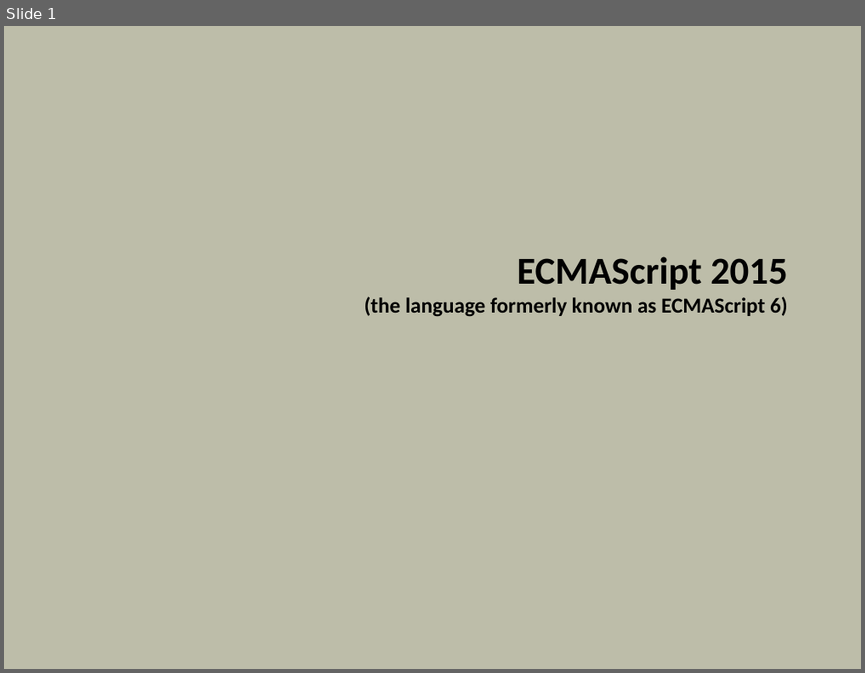
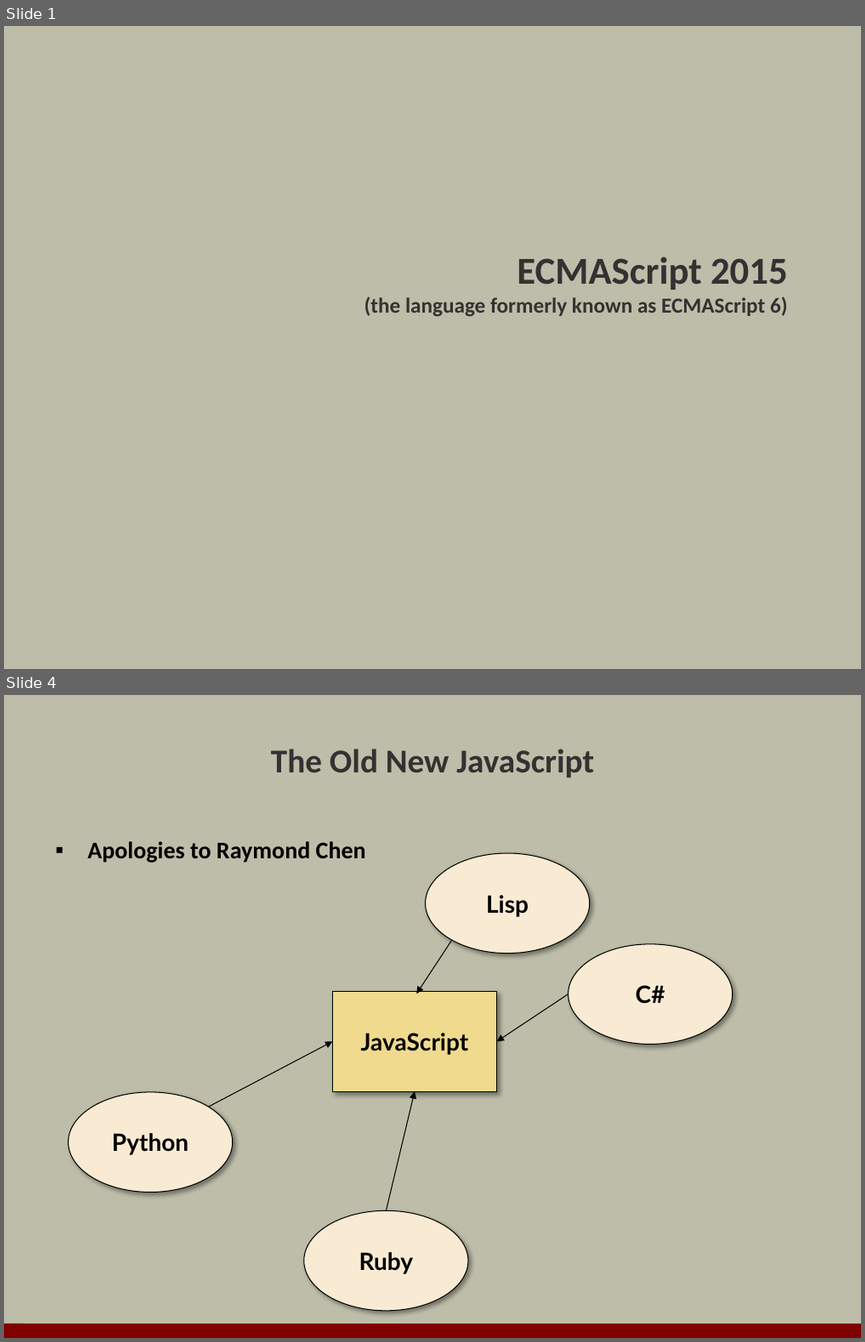
Before and after one commit to OdeToCode/classes, a slide deck: angularjs/slides/11_es6.pptx. Shown one above the other, each under a label of ours: slide 1 before the commit, slides 1 and 4 after it; the slides between them are not shown. The pictures are 865x673 and 865x1342 pixels, drawn with LibreOffice and Linux fonts; fonts in the diff are those of the drawing; background and template pictures are left out. Boxes give left, top, right and bottom in pixels: in the first picture for what was removed or moved away, otherwise in the second. Text is boxed around its words. In the diff, an @@ line names an element or a change of style, - is before the commit and + after.

```diff
--- a/angularjs/slides/11_es6.pptx
+++ b/angularjs/slides/11_es6.pptx
@@ slide 4 added at <box>4,695,861,1338</box>, background #BDBDA9 @@
@@ title added at <box>271,749,594,777</box>, 28 pt, text #323232, bold @@
+The Old New JavaScript
@@ text added at <box>87,841,366,862</box>, 20 pt, text #000000, bold @@
+▪ Apologies to Raymond Chen
@@ ellipse added at <box>426,853,590,953</box>, fill #F9EAD3, outline #000000 0.75 pt, 20 pt, text #000000, bold @@
+Lisp
@@ arrow added from (451, 941) to (416, 993), #000000 0.75 pt @@
@@ ellipse added at <box>568,944,732,1044</box>, fill #F9EAD3, outline #000000 0.75 pt, 20 pt, text #000000, bold @@
+C#
@@ rectangle added at <box>332,992,497,1092</box>, fill #EFDA8E, outline #000000 0.75 pt, 20 pt, text #000000, bold @@
+JavaScript
@@ arrow added from (568, 994) to (497, 1041), #000000 0.75 pt @@
@@ arrow added from (209, 1106) to (332, 1041), #000000 0.75 pt @@
@@ ellipse added at <box>69,1092,233,1192</box>, fill #F9EAD3, outline #000000 0.75 pt, 20 pt, text #000000, bold @@
+Python
@@ arrow added from (386, 1210) to (415, 1091), #000000 0.75 pt @@
@@ ellipse added at <box>304,1210,468,1310</box>, fill #F9EAD3, outline #000000 0.75 pt, 20 pt, text #000000, bold @@
+Ruby
@@ line added from (4, 1330) to (861, 1331), #800000 12 pt @@
@@ slide 1 changed as well @@
@@ title "ECMAScript 2015 (the language formerly ..." at <box>364,256,788,316</box>: text colour #000000 to #323232 @@
```
Also in this commit, not shown: 9 other slides changed, 38 other slides added, 24 slides removed.
